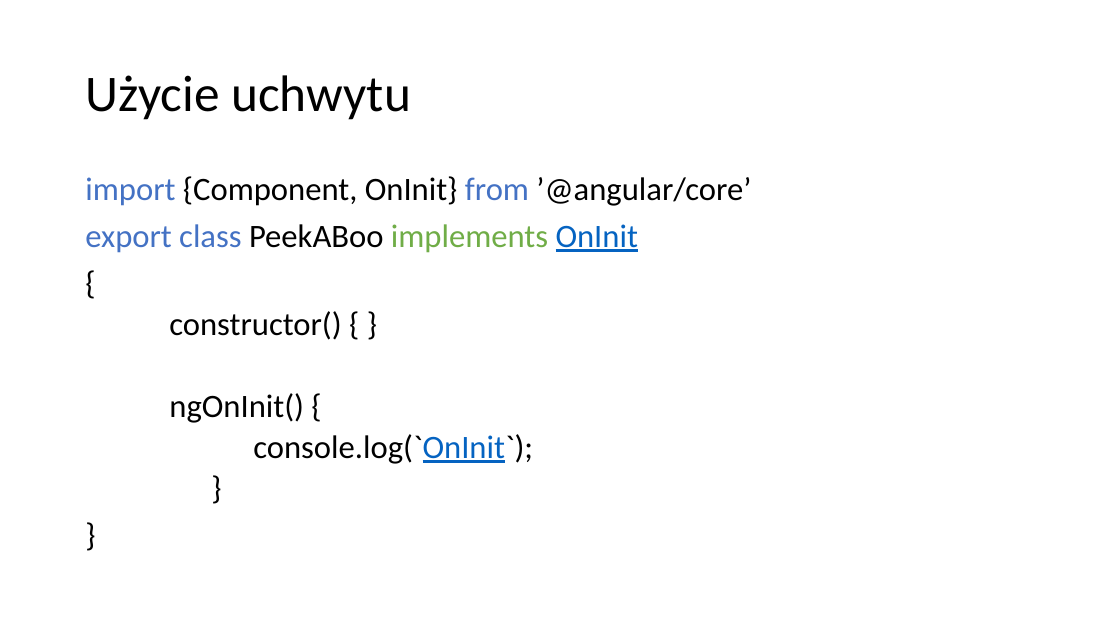
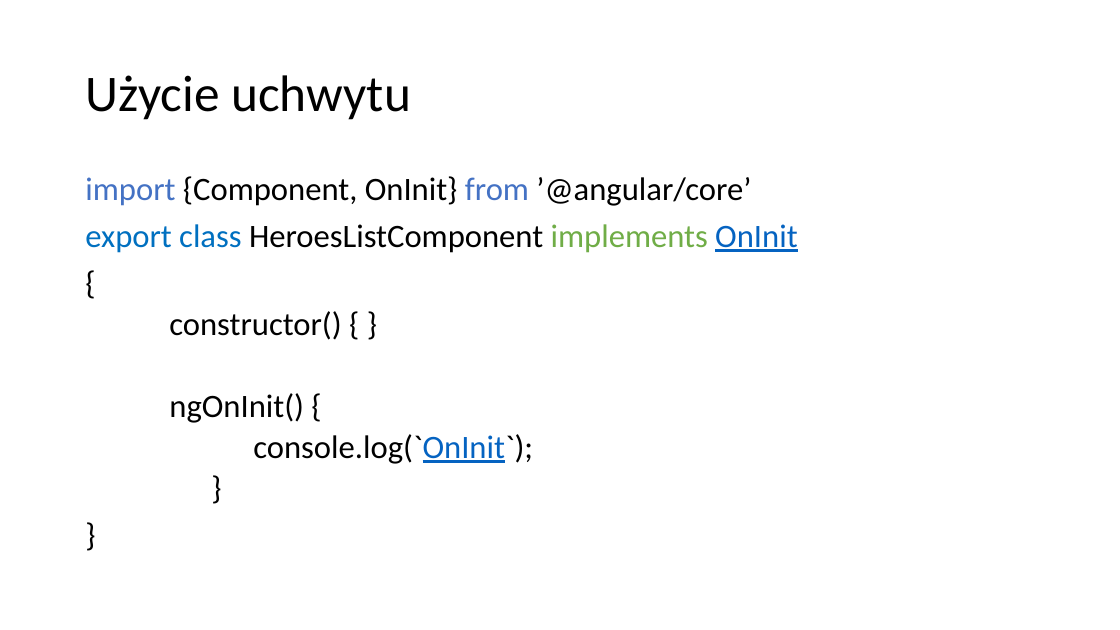
Before and after one commit to VadimPeczynski/Angular-Workshop, a slide deck: slide 20 of 2/presentation/Angular 2.pptx (slide 19 before the commit). Drawn at 1120x630 pixels with LibreOffice and Linux fonts; fonts in the diff are those of the drawing. Boxes give left, top, right and bottom in pixels: in the first picture for what was removed or moved away, otherwise in the second. Text is boxed around its words. In the diff, an @@ line names an element or a change of style, - is before the commit and + after.

```diff
--- a/2/presentation/Angular 2.pptx
+++ b/2/presentation/Angular 2.pptx
@@ text at [85,224,797,253]: text changed; text colour #4472C4 to #000000 @@
-export class PeekABoo implements OnInit
+export class HeroesListComponent implements OnInit
```
Also in this commit, not shown: 10 other slides changed, 1 slide added.
